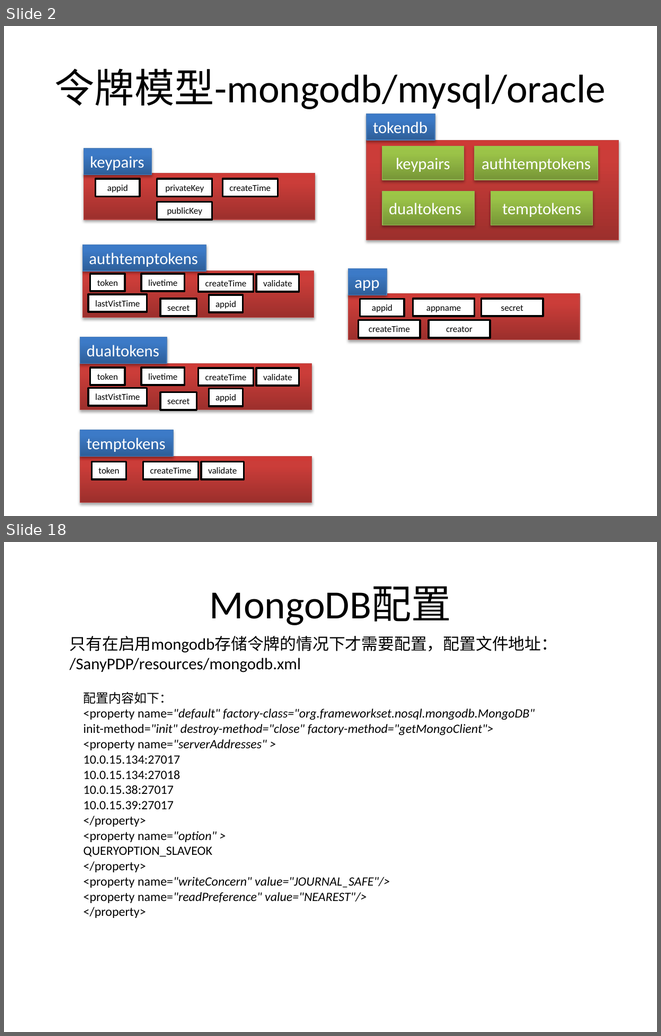
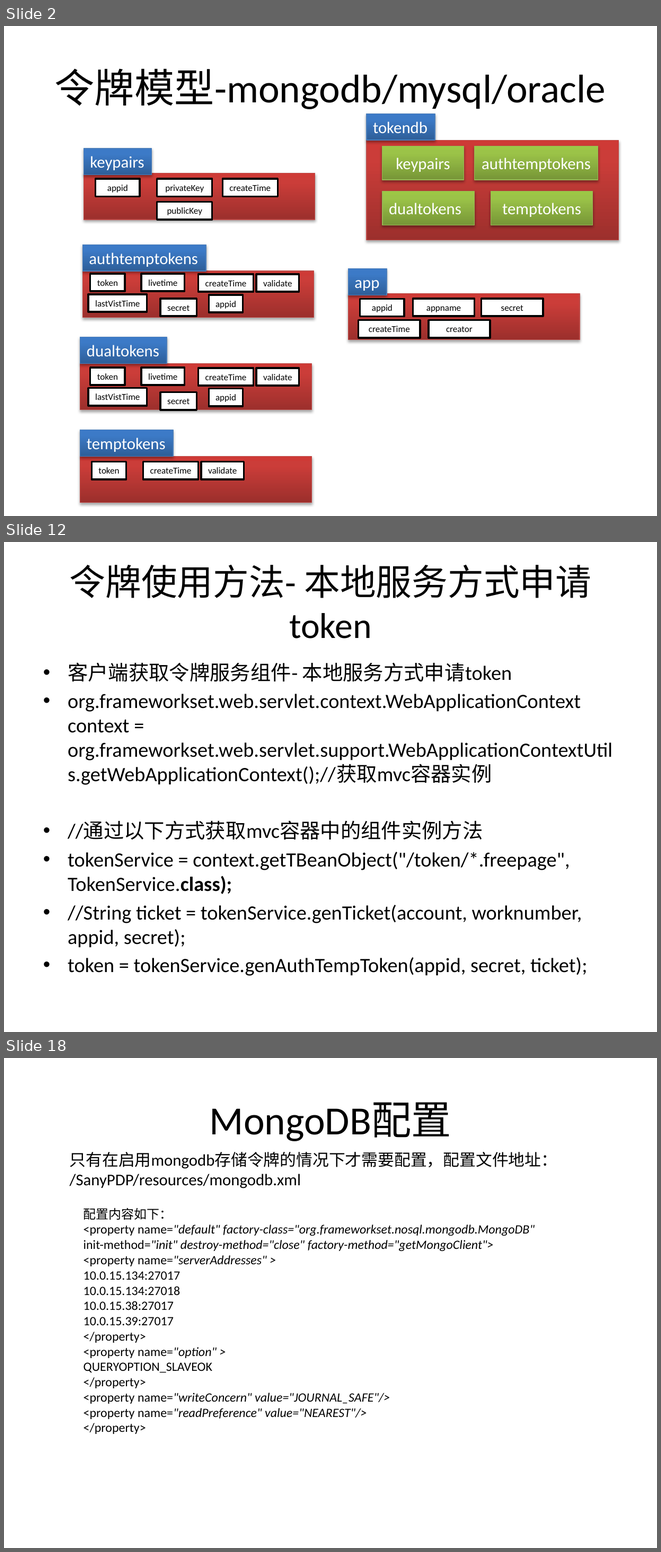
Before and after one commit to bbossgroups/bboss, a slide deck: 文档/令牌管理.pptx. Shown one above the other, each under a label of ours: slides 2 and 18 before the commit, slides 2, 12 and 18 after it; the slides between them are not shown. The pictures are 661x1036 and 661x1552 pixels, drawn with LibreOffice and Linux fonts; fonts in the diff are those of the drawing. Boxes give left, top, right and bottom in pixels: in the first picture for what was removed or moved away, otherwise in the second. Text is boxed around its words. In the diff, an @@ line names an element or a change of style, - is before the commit and + after.

```diff
--- a/文档/令牌管理.pptx
+++ b/文档/令牌管理.pptx
@@ slide 12 added at box(4, 542, 657, 1032), background #FFFFFF @@
@@ title added at box(70, 564, 591, 638), 39.6 pt, text #000000 @@
+令牌使用方法- 本地服务方式申请token
@@ text added at box(68, 662, 612, 976), 22.4 pt, text #000000 @@
+• 客户端获取令牌服务组件- 本地服务方式申请token
+• org.frameworkset.web.servlet.context.WebApplicationContext context = org.frameworkset.web.servlet.support.WebApplicationContextUtils.getWebApplicationContext();//获取mvc容器实例
+• //通过以下方式获取mvc容器中的组件实例方法
+• tokenService = context.getTBeanObject("/token/*.freepage", TokenService.class);
+• //String ticket = tokenService.genTicket(account, worknumber, appid, secret);
+• token = tokenService.genAuthTempToken(appid, secret, ticket);
```
Also in this commit, not shown: 14 slides changed, 4 other slides added, 2 slides removed, 45 other files.
